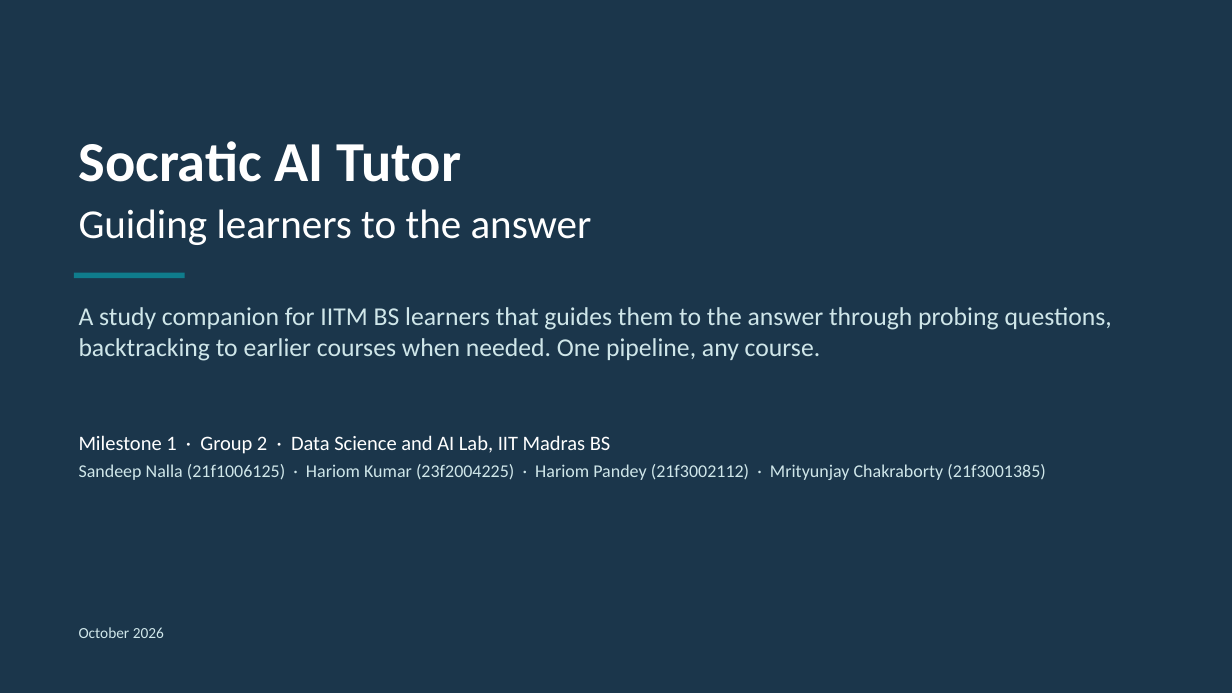
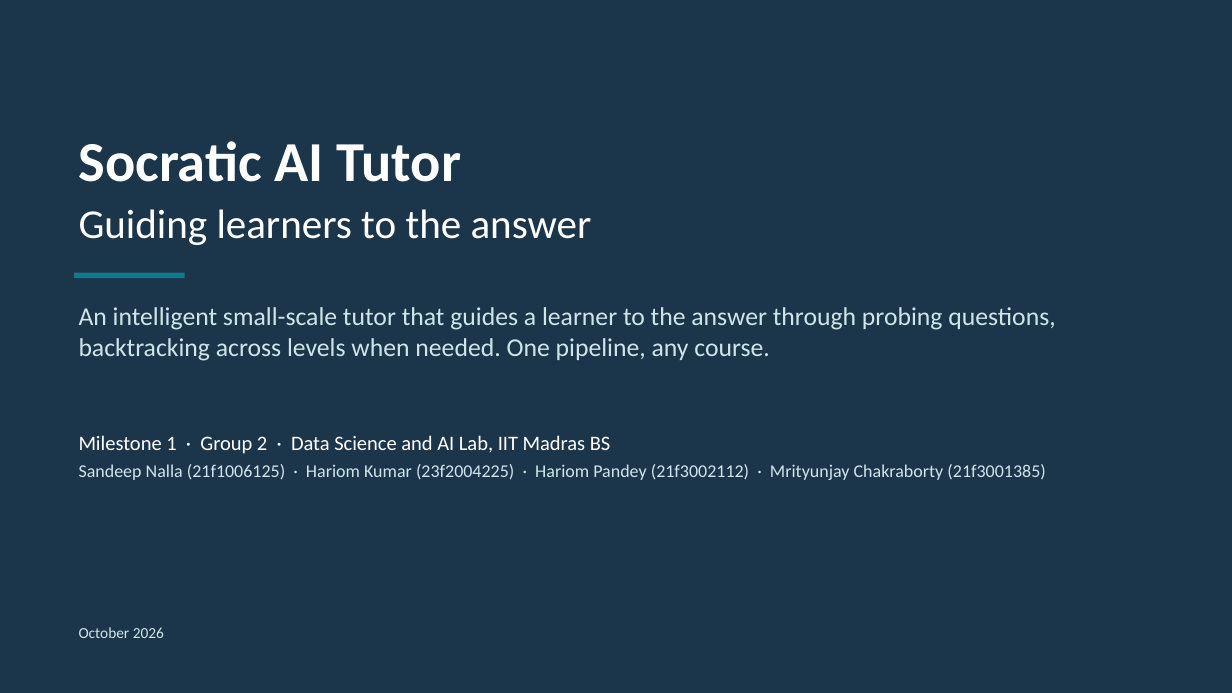
Before and after one commit to Hariomkr147/Group-2-DS-and-AI-Lab-Project, a slide deck: slide 1 of docs/milestone-1/Milestone1_Presentation.pptx. Drawn at 1232x693 pixels with LibreOffice and Linux fonts; fonts in the diff are those of the drawing. Boxes give left, top, right and bottom in pixels: in the first picture for what was removed or moved away, otherwise in the second. Text is boxed around its words. In the diff, an @@ line names an element or a change of style, - is before the commit and + after.

```diff
--- a/docs/milestone-1/Milestone1_Presentation.pptx
+++ b/docs/milestone-1/Milestone1_Presentation.pptx
@@ text at (79,307,1055,361): text changed @@
-A study companion for IITM BS learners that guides them to the answer through probing questions, backtracking to earlier courses when needed. One pipeline, any course.
+An intelligent small-scale tutor that guides a learner to the answer through probing questions, backtracking across levels when needed. One pipeline, any course.
```
Also in this commit, not shown: 8 other slides changed, 6 other files.
